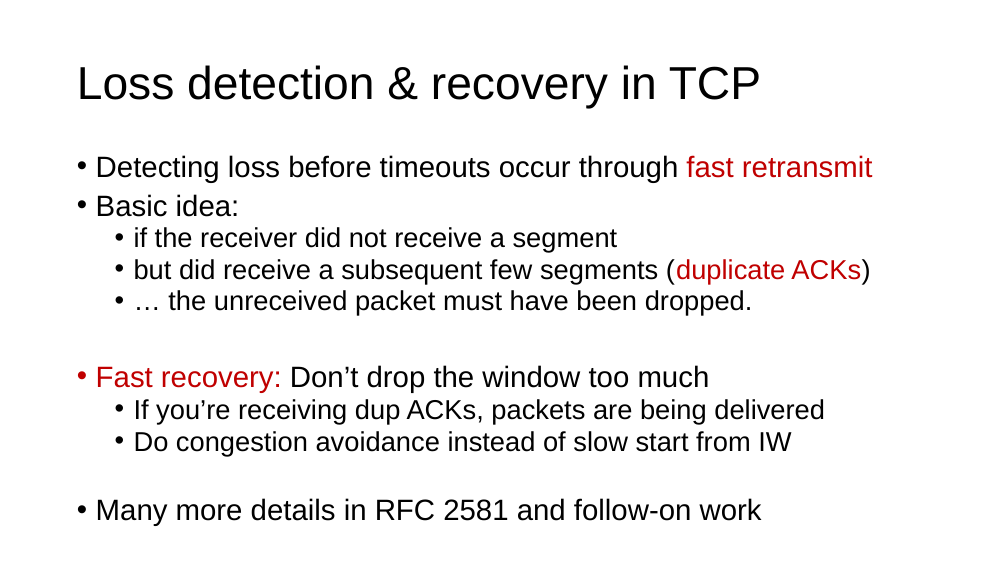
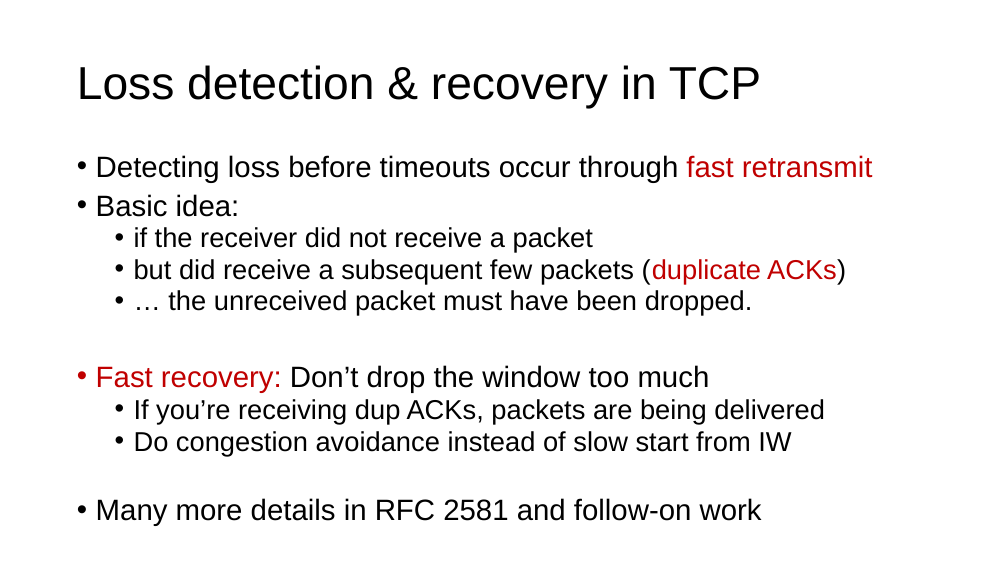
Before and after one commit to ngsrinivas/coursegen, a slide deck: slide 30 of ex/552-F19/lectures/06-transport.pptx. Drawn at 1008x567 pixels with LibreOffice and Linux fonts; fonts in the diff are those of the drawing. Boxes give left, top, right and bottom in pixels: in the first picture for what was removed or moved away, otherwise in the second. Text is boxed around its words. In the diff, an @@ line names an element or a change of style, - is before the commit and + after.

Commit message:
Mods to lecture 6 (transport part 2)

```diff
--- a/ex/552-F19/lectures/06-transport.pptx
+++ b/ex/552-F19/lectures/06-transport.pptx
@@ text at [134, 227, 846, 284]: text changed @@
-  • if the receiver did not receive a segment
-  • but did receive a subsequent few segments (duplicate ACKs)
+  • if the receiver did not receive a packet
+  • but did receive a subsequent few packets (duplicate ACKs)
```
Also in this commit, not shown: 1 other file.
